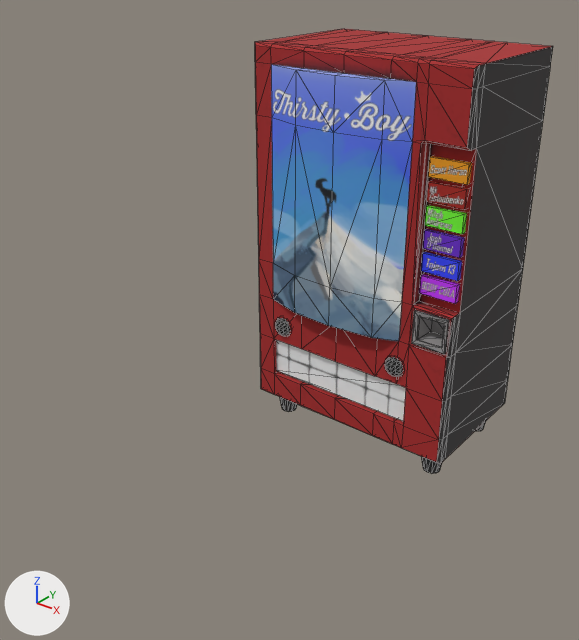
Before and after pictures for a commit that changed the FBX model Assets/Models/Thirstyboy/Thirstyboy.FBX.
Before and after are seen from a 50 mm lens placed at (0.0744, -0.122, 0.0916), pointed at (-0.0012, -0.0275, 0.033). The lights are fixed; the arrows at lower left show +X, +Y and +Z. Both versions are drawn at frame 48 of the action 'SlamRecovery'; the numbers are the values there. Mesh edges are drawn as thin lines.

The first picture shows 'Thirstyboybody_low'.
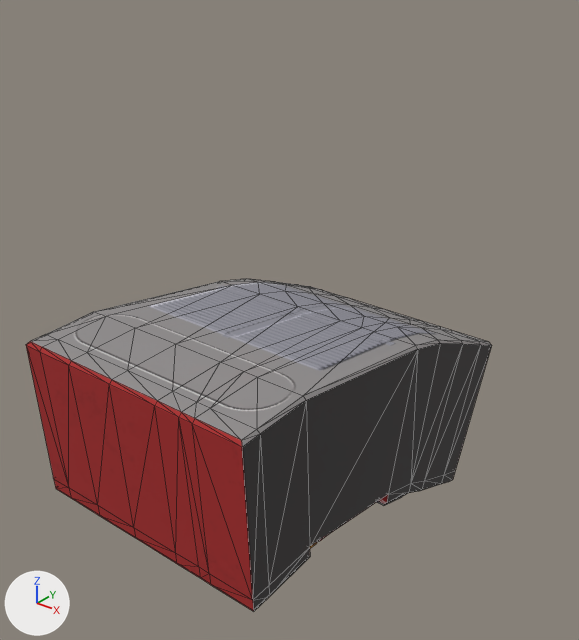
ob_thirstyboy_left is not drawn itself; it is the parent of ob_thirstyboybody_low, ob_untitled_001.

Location of each change, [x1, y1, x2, y2] in pixels of the pictures (579 x 640 px; the box of a moved part takes in the faces that stretch with it):
'Thirstyboybody_low', reshaped, moved, turned, rescaled
    before: [255, 29, 553, 473]
    after: [26, 279, 492, 611]
part 1 of me_mesh, moved or reshaped (not visible afterwards)
    before: [385, 357, 403, 377]
part 2 of me_mesh, moved or reshaped (not visible afterwards)
    before: [275, 318, 291, 336]
part 3 of me_mesh, moved or reshaped (not visible afterwards)
    before: [276, 340, 406, 421]
part 4 of me_mesh, moved or reshaped (not visible afterwards)
    before: [419, 274, 460, 304]
part 5 of me_mesh, moved or reshaped (not visible afterwards)
    before: [421, 252, 462, 281]
part 6 of me_mesh, moved or reshaped (not visible afterwards)
    before: [423, 229, 464, 258]
part 7 of me_mesh, moved or reshaped (not visible afterwards)
    before: [425, 205, 467, 234]
part 8 of me_mesh, moved or reshaped (not visible afterwards)
    before: [426, 181, 469, 210]
part 9 of me_mesh, moved or reshaped (not visible afterwards)
    before: [428, 156, 472, 184]
part 10 of me_mesh, moved or reshaped (not visible afterwards)
    before: [280, 397, 297, 412]
part 11 of me_mesh, moved or reshaped (not visible afterwards)
    before: [422, 457, 442, 473]
part 12 of me_mesh, moved or reshaped
    before: [255, 29, 553, 464]
    after: [26, 279, 492, 611]

The change, as a diff of the scene's bpy script:
```diff
--- a/Assets/Models/Thirstyboy/Thirstyboy.FBX.py
+++ b/Assets/Models/Thirstyboy/Thirstyboy.FBX.py
@@ me_mesh @@
 # used by ob_thirstyboybody_low; parent = ob_thirstyboy_left; location = (0.8, -0.139, 0.0)
-me_mesh.from_pydata(...)  # 605 vertices, 1102 faces; spans x -0.83..0.83, y -0.6..0.6, z -0.02..2.93
+me_mesh.from_pydata(...)  # 605 vertices, 1102 faces; spans x -0.84..0.84, y -1.25..0.6, z -0.12..2.84
+# me_mesh part 1: the loose piece of 98 vertices spanning x 0.33..0.51, y -0.54..-0.36, z 0.77..0.94 is turned 8.5 degrees about the x axis through its middle, then moved by (0.0, -0.08, -0.13)
+# me_mesh part 2: the loose piece of 98 vertices spanning x -0.67..-0.49, y -0.54..-0.36, z 0.77..0.94 is turned 8.5 degrees about the x axis through its middle, then moved by (0.0, -0.08, -0.13)
+# me_mesh part 3: the loose piece of 8 vertices spanning x -0.69..0.52, y -0.46..-0.42, z 0.42..0.72 is turned 8.5 degrees about the x axis through its middle, then moved by (0.0, -0.04, -0.13)
+# me_mesh part 4: the loose piece of 8 vertices spanning x 0.54..0.81, y -0.43..-0.38, z 1.43..1.56 is turned 17 degrees about the x axis through its middle, then moved by (0.0, -0.21, -0.26)
+# me_mesh part 5: the loose piece of 8 vertices spanning x 0.54..0.81, y -0.43..-0.38, z 1.59..1.72 is turned 17 degrees about the x axis through its middle, then moved by (0.0, -0.26, -0.27)
+# me_mesh part 6: the loose piece of 8 vertices spanning x 0.54..0.81, y -0.43..-0.38, z 1.75..1.88 is turned 25.5 degrees about the x axis through its middle, then moved by (0.01, -0.27, -0.39)
+# me_mesh part 7: the loose piece of 8 vertices spanning x 0.54..0.81, y -0.43..-0.38, z 1.91..2.04 is turned 25.5 degrees about the x axis through its middle, then moved by (0.01, -0.34, -0.4)
+# me_mesh part 8: the loose piece of 8 vertices spanning x 0.54..0.81, y -0.43..-0.38, z 2.07..2.19 is turned 25.5 degrees about the x axis through its middle, then moved by (0.01, -0.41, -0.42)
+# me_mesh part 9: the loose piece of 8 vertices spanning x 0.54..0.81, y -0.43..-0.38, z 2.22..2.35 is turned 25.5 degrees about the x axis through its middle, then moved by (0.01, -0.48, -0.43)
+# me_mesh part 10: the loose piece of 24 vertices spanning x -0.8..-0.58, y -0.39..-0.18, z -0.02..0.22 is turned 8.5 degrees about the x axis through its middle, then moved by (0.0, 0.03, -0.1)
+# me_mesh part 11: the loose piece of 24 vertices spanning x 0.57..0.79, y -0.39..-0.18, z -0.02..0.22 is turned 8.5 degrees about the x axis through its middle, then moved by (0.0, 0.03, -0.1)
+# me_mesh part 12: 257 of 605 vertices moved; they spanned x -0.83..0.83, y -0.6..0.6, z 0.2..2.93 and now span x -0.84..0.84, y -1.25..0.6, z 0.07..2.84; mean shift (0.0, -0.3, -0.22); largest move (-0.83, -0.47, 2.93) -> (-0.83, -1.23, 2.25)
 me_mesh.materials.append(mat_thirstyboy)
@@ ob_thirstyboy_left @@
 ob_thirstyboy_left = bpy.data.objects.new('Thirstyboy_Left', None)
-ob_thirstyboy_left.parent = ob_thirstyboy_right
-ob_thirstyboy_left.location = (-1.6, 0.0, 0.0)
+ob_thirstyboy_left.location = (-0.0203, 0.00353, 0.00986)
+ob_thirstyboy_left.rotation_euler = (1.018, 0.0, 0.0)  # degrees (58, 0, 0)
+ob_thirstyboy_left.scale = (0.0254, 0.0254, 0.0254)
@@ ob_thirstyboybody_low @@
 ob_thirstyboybody_low = bpy.data.objects.new('Thirstyboybody_low', me_mesh)
-ob_thirstyboybody_low.parent = ob_thirstyboy_left
-ob_thirstyboybody_low.location = (0.8, -0.139, 0.0)
+ob_thirstyboybody_low.location = (0.0, 0.00168, 0.00685)
+ob_thirstyboybody_low.rotation_euler = (1.018, 0.0, 0.0)  # degrees (58, 0, 0)
+ob_thirstyboybody_low.scale = (0.0254, 0.0254, 0.0254)
```
